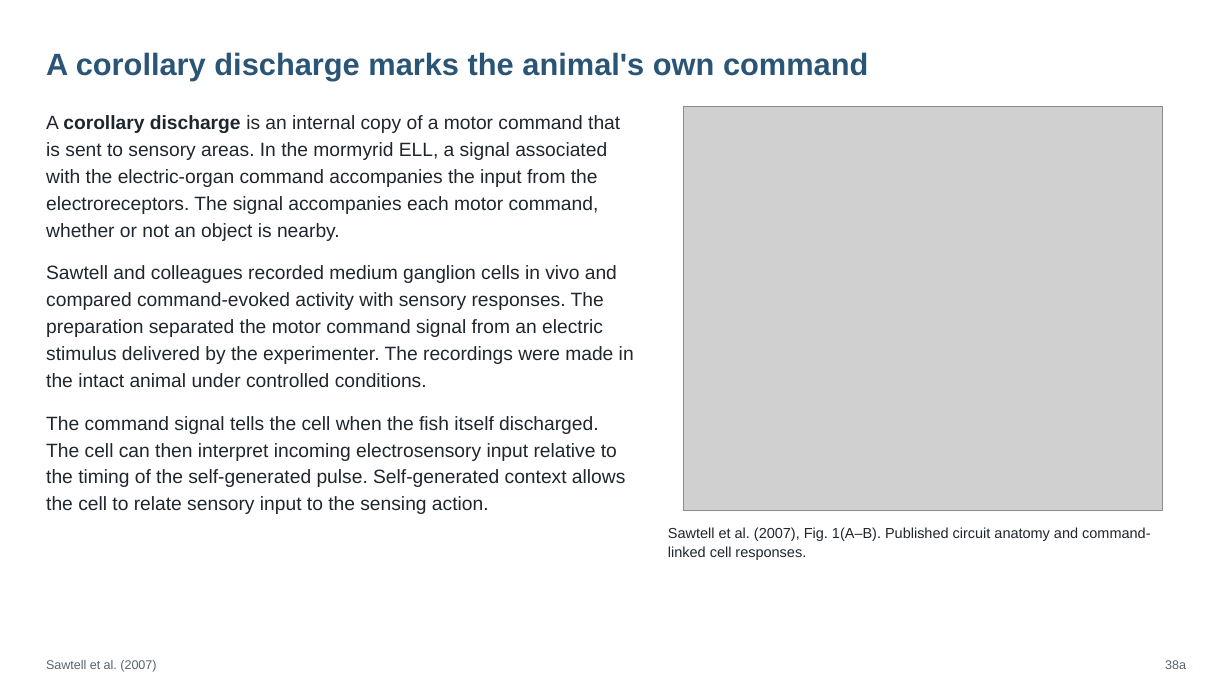
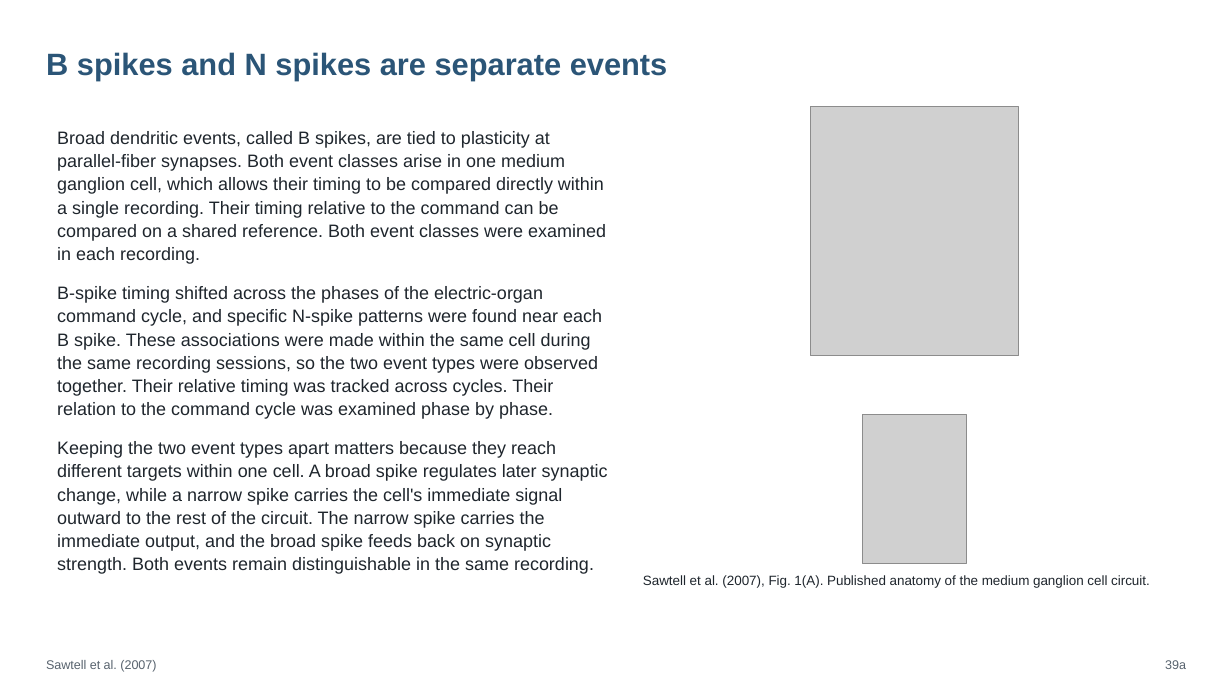
Before and after one commit to jordanxxlopez/NEUROETHOLOGY, a slide deck: slide 52 of scaffolded/Neuroethology_Lecture21_FA2026_SCAFFOLDED.pptx (slide 51 before the commit). Drawn at 1232x693 pixels with LibreOffice and Linux fonts; fonts in the diff are those of the drawing; grey boxes stand for pictures. Boxes give left, top, right and bottom in pixels: in the first picture for what was removed or moved away, otherwise in the second. Text is boxed around its words. In the diff, an @@ line names an element or a change of style, - is before the commit and + after.

```diff
--- a/scaffolded/Neuroethology_Lecture21_FA2026_SCAFFOLDED.pptx
+++ b/scaffolded/Neuroethology_Lecture21_FA2026_SCAFFOLDED.pptx
@@ text at box(46, 52, 668, 81): text changed @@
-A corollary discharge marks the animal's own command
+B spikes and N spikes are separate events
@@ text removed at box(46, 115, 634, 514) @@
-A corollary discharge is an internal copy of a motor command that is sent to sensory areas. In the mormyrid ELL, a signal associated with the electric-organ command accompanies the input from the electroreceptors. The signal accompanies each motor command, whether or not an object is nearby.
-Sawtell and colleagues recorded medium ganglion cells in vivo and compared command-evoked activity with sensory responses. The preparation separated the motor command signal from an electric stimulus delivered by the experimenter. The recordings were made in the intact animal under controlled conditions.
-The command signal tells the cell when the fish itself discharged. The cell can then interpret incoming electrosensory input relative to the timing of the self-generated pulse. Self-generated context allows the cell to relate sensory input to the sensing action.
@@ picture removed at box(684, 106, 1163, 511) @@
@@ picture added at box(811, 106, 1019, 356) @@
@@ text added at box(57, 131, 608, 574), 14 pt, text #1F262D @@
+Broad dendritic events, called B spikes, are tied to plasticity at parallel-fiber synapses. Both event classes arise in one medium ganglion cell, which allows their timing to be compared directly within a single recording. Their timing relative to the command can be compared on a shared reference. Both event classes were examined in each recording.
+B-spike timing shifted across the phases of the electric-organ command cycle, and specific N-spike patterns were found near each B spike. These associations were made within the same cell during the same recording sessions, so the two event types were observed together. Their relative timing was tracked across cycles. Their relation to the command cycle was examined phase by phase.
+Keeping the two event types apart matters because they reach different targets within one cell. A broad spike regulates later synaptic change, while a narrow spike carries the cell's immediate signal outward to the rest of the circuit. The narrow spike carries the immediate output, and the broad spike feeds back on synaptic strength. Both events remain distinguishable in the same recording.
@@ picture added at box(862, 415, 967, 564) @@
@@ text at box(643, 575, 1150, 588): text changed; size 11.2 to 10.5 pt @@
-Sawtell et al. (2007), Fig. 1(A–B). Published circuit anatomy and command-linked cell responses.
+Sawtell et al. (2007), Fig. 1(A). Published anatomy of the medium ganglion cell circuit.
```
Also in this commit, not shown: 53 other slides changed, 4 slides added, 4 slides removed, 4 other files.
